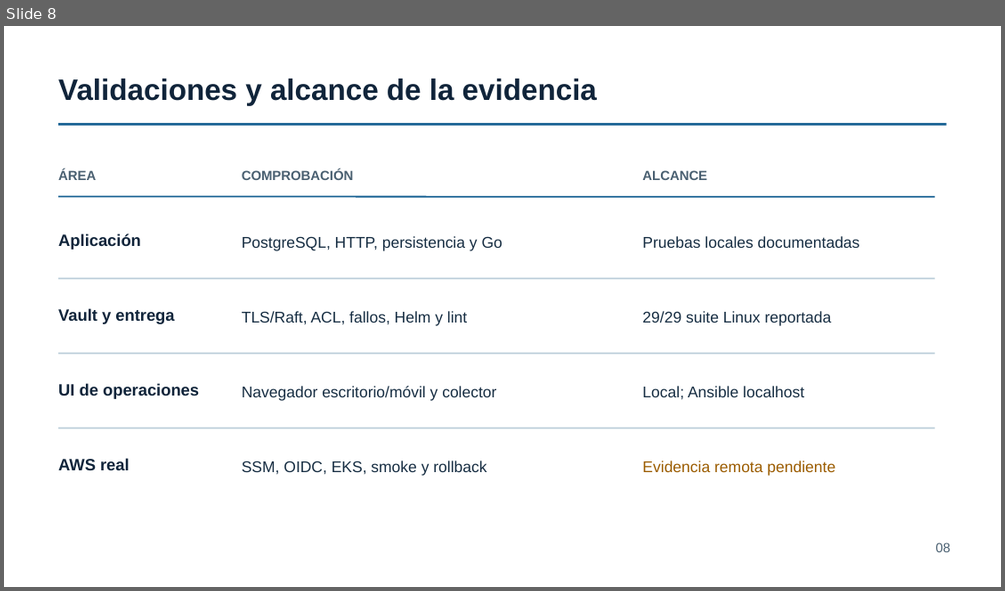
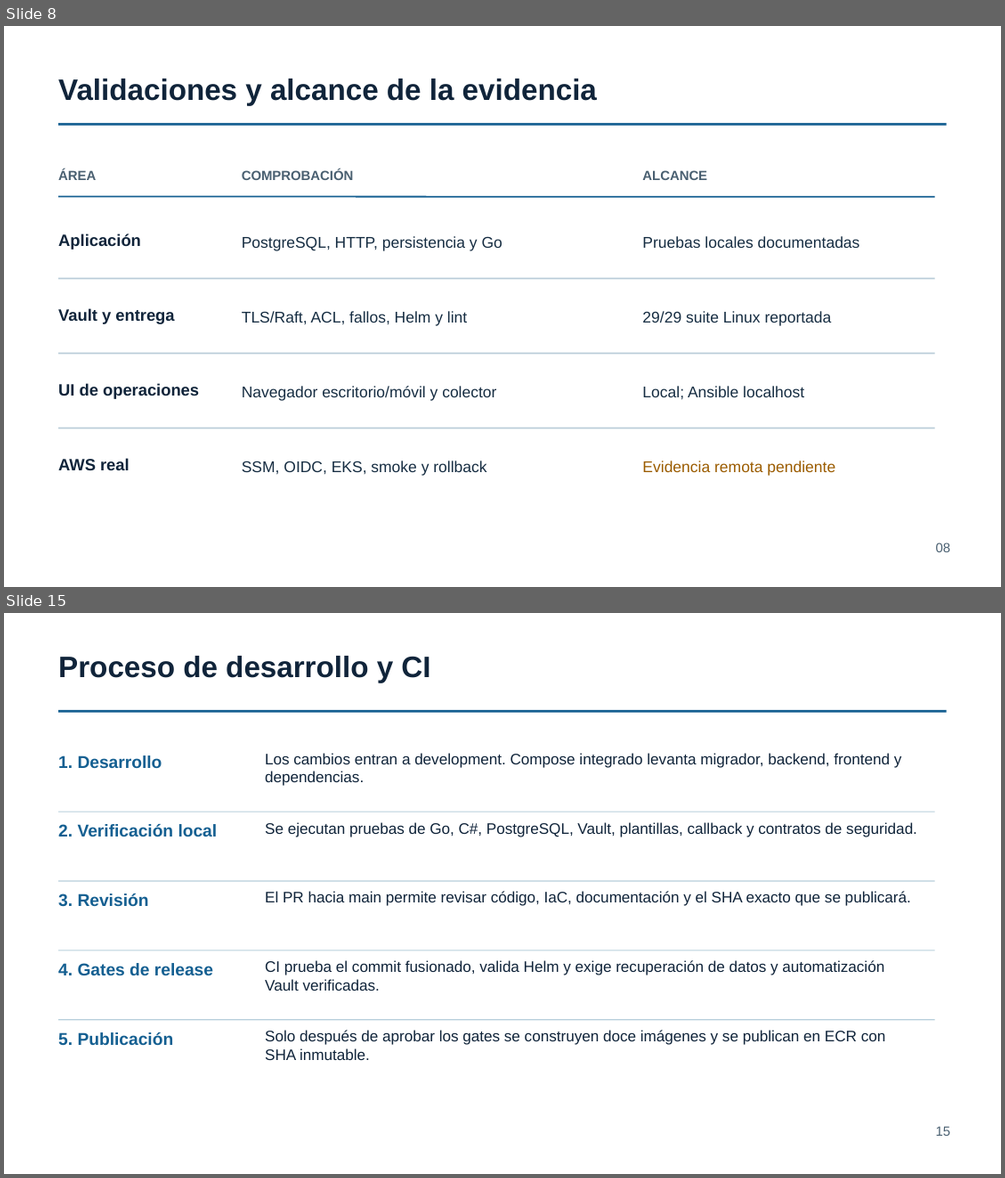
Before and after one commit to Hacket00GTFO/Boutique-Eq4-DevOPS, a slide deck: docs/Boutique-Eq4-Fase3-Seguridad-UI-Validaciones.pptx. Shown one above the other, each under a label of ours: slide 8 before the commit, slides 8 and 15 after it; the slides between them are not shown. The pictures are 1005x591 and 1005x1178 pixels, drawn with LibreOffice and Linux fonts; fonts in the diff are those of the drawing. Boxes give left, top, right and bottom in pixels: in the first picture for what was removed or moved away, otherwise in the second. Text is boxed around its words. In the diff, an @@ line names an element or a change of style, - is before the commit and + after.

```diff
--- a/docs/Boutique-Eq4-Fase3-Seguridad-UI-Validaciones.pptx
+++ b/docs/Boutique-Eq4-Fase3-Seguridad-UI-Validaciones.pptx
@@ slide 15 added at (4,613,1001,1174), background #FFFFFF @@
@@ text added at (58,656,430,683), 28.5 pt, text #10243A, bold @@
+Proceso de desarrollo y CI
@@ line added from (58, 711) to (947, 711), #145F91 2.25 pt @@
@@ text added at (58,755,162,768), 16.5 pt, text #145F91, bold @@
+1. Desarrollo
@@ text added at (265,753,902,786), 14.6 pt, text #10243A @@
+Los cambios entran a development. Compose integrado levanta migrador, backend, frontend y dependencias.
@@ line added from (58, 811) to (935, 811), #B7CFDB 0.98 pt @@
@@ text added at (58,824,218,836), 16.5 pt, text #145F91, bold @@
+2. Verificación local
@@ text added at (265,822,917,837), 14.6 pt, text #10243A @@
+Se ejecutan pruebas de Go, C#, PostgreSQL, Vault, plantillas, callback y contratos de seguridad.
@@ line added from (58, 881) to (935, 881), #B7CFDB 0.98 pt @@
@@ text added at (58,893,149,907), 16.5 pt, text #145F91, bold @@
+3. Revisión
@@ text added at (265,891,911,906), 14.6 pt, text #10243A @@
+El PR hacia main permite revisar código, IaC, documentación y el SHA exacto que se publicará.
@@ line added from (58, 950) to (935, 950), #B7CFDB 0.98 pt @@
@@ text added at (58,963,213,975), 16.5 pt, text #145F91, bold @@
+4. Gates de release
@@ text added at (265,960,884,990), 14.6 pt, text #10243A @@
+CI prueba el commit fusionado, valida Helm y exige recuperación de datos y automatización Vault verificadas.
@@ line added from (58, 1020) to (935, 1020), #B7CFDB 0.98 pt @@
@@ text added at (58,1032,174,1045), 16.5 pt, text #145F91, bold @@
+5. Publicación
@@ text added at (265,1030,886,1060), 14.6 pt, text #10243A @@
+Solo después de aprobar los gates se construyen doce imágenes y se publican en ECR con SHA inmutable.
@@ text added at (936,1126,951,1135), 12.8 pt, text #4A6071 @@
+15
```
Also in this commit, not shown: 2 slides changed, 9 other slides added.
